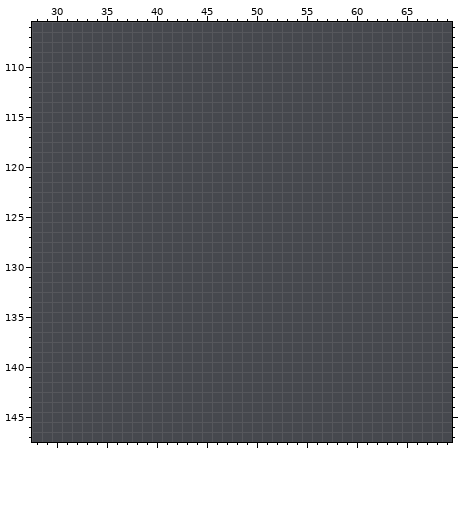
Pixel-art file: assets/ui/ui.ase. Above: the version before the commit.
300x300 pixels, 1 frame. Colours within 5 levels of each other are drawn and written as one. Shown: x 28..69, y 106..147.
After:
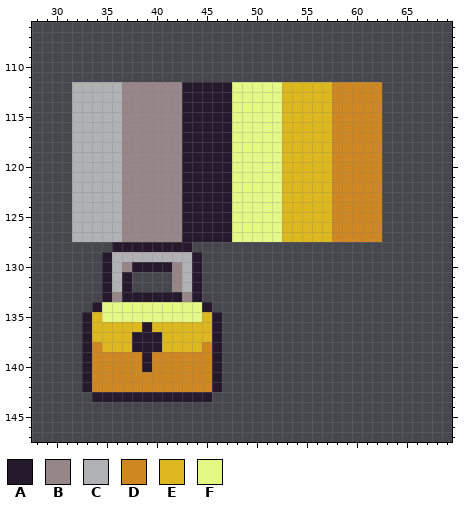
Palette (. is transparent): A #25192b  B #968688  C #b0b1b2  D #cf8721  E #dcb81e  F #e4f985
The exact change:
Layer "action":
There is now colour A in rows 112 to 127 at x 43 to 47; in row 128 at x 36 to 43; in row 129 at x 35 and 44; in row 130 at x 35, 38 to 41 and 44; in rows 131 to 132 at x 35, 37 and 44; in row 133 at x 35, 37 to 42 and 44.
There is now colour A in row 134 at x 34 and 45; in row 135 at x 33 and 46; in row 136 at x 33, 39 and 46; in rows 137 to 138 at x 33, 38 to 40 and 46; in rows 139 to 140 at x 33, 39 and 46; in rows 141 to 142 at x 33 and 46.
There is now colour A in row 143 at x 34 to 45.
There is now colour B in rows 112 to 127 at x 37 to 42; in row 130 at x 37 and 42; in rows 131 to 132 at x 42; in row 133 at x 36 and 43.
There is now colour C in rows 112 to 127 at x 32 to 36; in row 129 at x 36 to 43; in rows 130 to 132 at x 36 and 43.
There is now colour D in rows 112 to 127 at x 58 to 62; in row 138 at x 34 and 45; in rows 139 to 140 at x 34 to 38 and 40 to 45; in rows 141 to 142 at x 34 to 45.
There is now colour E in rows 112 to 127 at x 53 to 57; in row 135 at x 34 and 45; in row 136 at x 34 to 38 and 40 to 45; in row 137 at x 34 to 37 and 41 to 45; in row 138 at x 35 to 37 and 41 to 44.
There is now colour F in rows 112 to 127 at x 48 to 52; in rows 134 to 135 at x 35 to 44.
